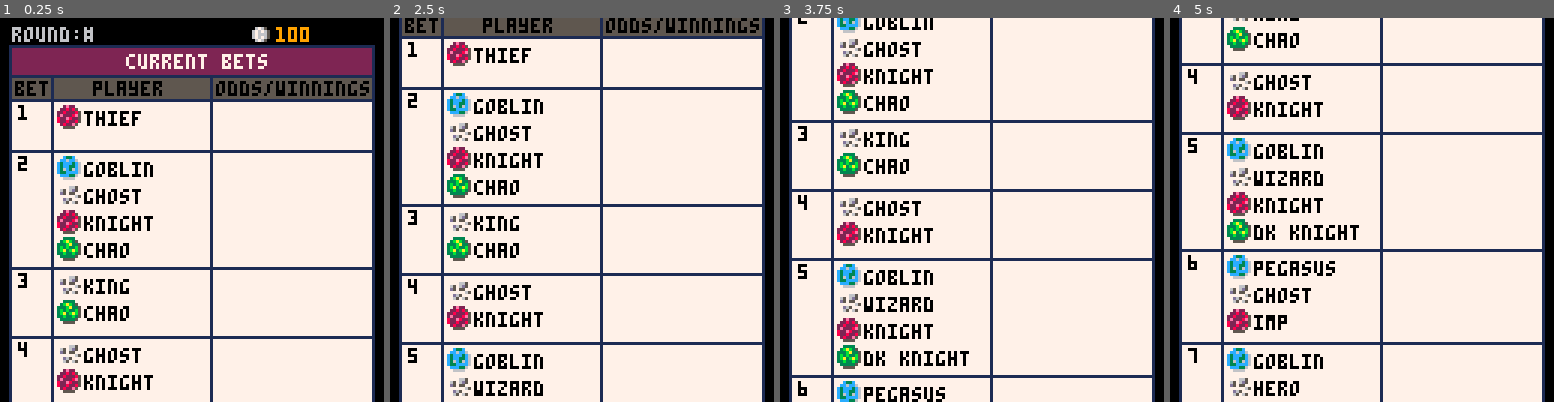
Above: before the commit, frames 1-4 (left to right).
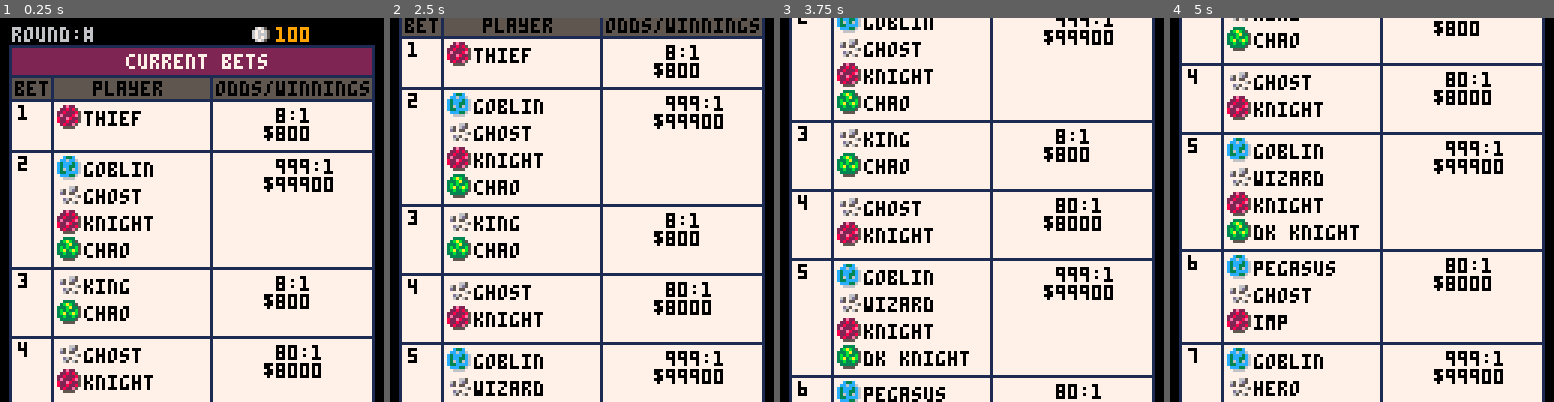
Above: after the commit, the same moments.

Repository: suspicious-smoke/club-bets-pico8
Game: PICO-8 cartridge club-bets.p8
The game is run twice, just before and just after one commit, with the same random seed, the same clock (stepped at 60 frames per second) and the same inputs.
Inputs:
- Up to frame 1 (0.25 s): no input
- Up to frame 2 (2.5 s): tap O (Z key) at 0.33, 0.7, 1.43, 2.22 s; tap X (X key) at 1.07, 2.07, 2.4 s; hold Left 1.97-2.37 s; hold Down from 2.42 s (still down)
- Up to frame 3 (3.75 s): tap X (X key) every 0.33 s from 2.73 to 3.73 s; release Down at 2.82 s; hold Right 2.87-3.53 s; tap O (Z key) at 3.1 s; hold Up from 3.58 s (still down)
- Up to frame 4 (5 s): tap O (Z key) at 3.98, 4.87 s; tap X (X key) at 4.07, 4.4, 4.73 s; release Up at 4.08 s; hold Right 4.13-4.53 s; hold Down from 4.58 s (still down)

The runs differ from the first frame. In frame 1, 2.1% of the frame differs, in the area x 68-87%, y 23-94%; in frame 2, 2.7%; in frame 3, 2.4%; in frame 4, 2.7%, in the area x 68-87%, y 0-96%.

Commit message:
work on bet summary page

Diff:
--- a/club-bets.p8
+++ b/club-bets.p8
@@ -127,7 +128,7 @@
 end
 
 function upd_betpage()
-	get_total_odds_and_pay()
+	get_total_odds_and_pay(bet_sel)
 	--player select mode
 	if bet_mode==2 then
 		if btnp(⬆️) then
@@ -288,7 +289,7 @@
 --confirm bet page
 function init_confirm()
 	scroller=0
-	max_scroll=1000
+	max_scroll=0
 	_upd=upd_confirm
 	_drw=drw_confirm
 
@@ -297,10 +298,12 @@
 
 --confirm bet page
 function upd_confirm()
-	if btn(⬇️) then
-		scroller=min(scroller+7,max_scroll)
-	elseif btn(⬆️) then
-		scroller=max(scroller-7,0)
+	if max_scroll>0 then
+		if btn(⬇️) then
+			scroller=min(scroller+7,max_scroll)
+		elseif btn(⬆️) then
+			scroller=max(scroller-7,0)
+		end
 	end
 end
 
@@ -328,6 +331,7 @@
 	o_pcount=0
 	for _bet=1,10 do
 		p_count=1
+		_cbet_odds=1
 		_cbet=bets[_bet]
 		print(_bet,6,21+o_pcount-scroller+8,0)
 		for _arloc=1,16 do
@@ -343,12 +347,15 @@
 				pc_mult=9
 			end
 			rrect(3,19+o_pcount-scroller+8,122,p_count*pc_mult,0,1)
+			get_total_odds_and_pay(_bet)
+			print(" "..arr_display(clmp_odds)..":1\n$"..total_pay,88,22+o_pcount-scroller+8,0)
 
 			o_pcount+=p_count*pc_mult-1
 			bet_count+=1
 		end
 	end
 	max_scroll=o_pcount-80
+
 	-- rrectfill(36,118,55,9,1,1)
 	-- print("confirm bets",40,120,7)
 end
@@ -366,7 +373,7 @@
 end
 
 function upd_quickbetpage()
-	get_total_odds_and_pay()
+	get_total_odds_and_pay(bet_sel)
 	if btnp(➡️) then
 		bet_sel=(bet_sel%10)+1
 	elseif btnp(⬅️) then
@@ -383,11 +390,11 @@
 	end
 end
 
-function get_total_odds_and_pay()
+function get_total_odds_and_pay(_bet_sel)
 	total_odds=1
 	total_pay=0
 	for aplyr=1,16 do
-		if bets[bet_sel][aplyr] then
+		if bets[_bet_sel][aplyr] then
 			total_odds*=bet_odds[aplyr]
 		end
 	end
